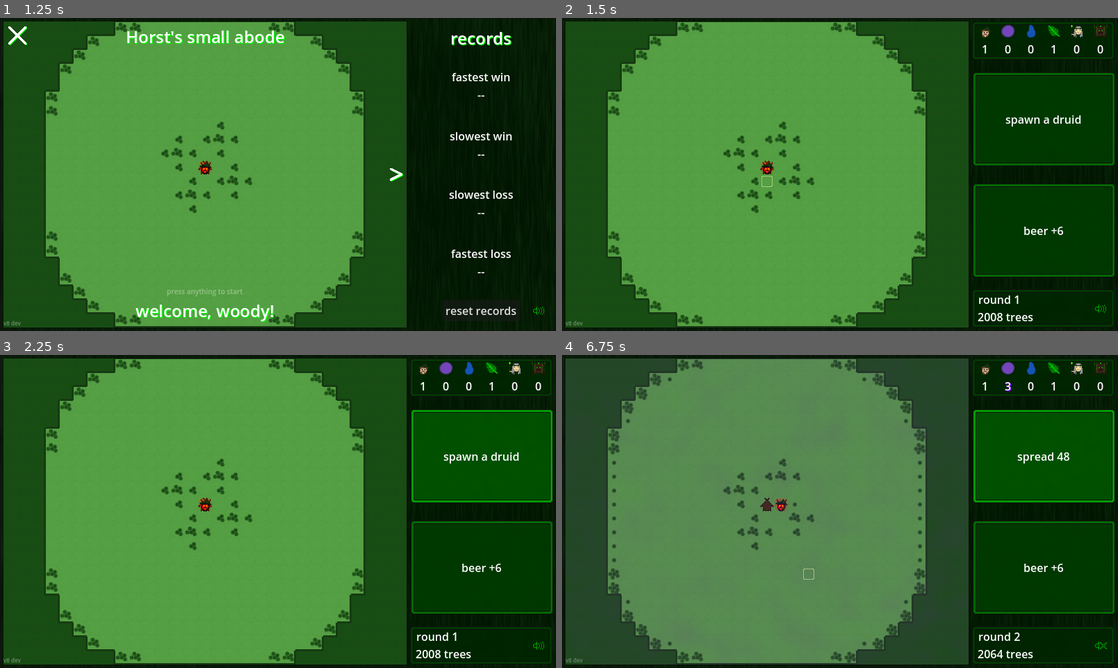
Above: before the commit, frames 1-4 (two rows, left to right).
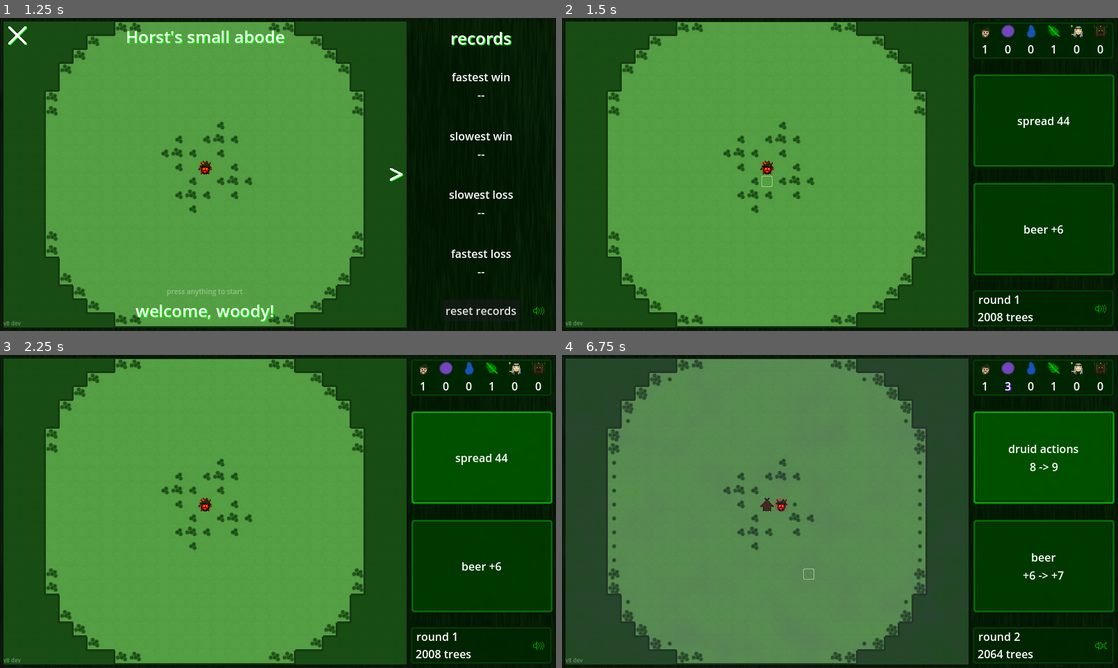
Above: after the commit, the same moments.

Repository: TriffnixXIV/ForstForward
Game: Godot game, scene res://Scenes/ForstForward.tscn
Same seed, same stepped clock (60 frames per second), same inputs: the game is played once before the commit and once after it. Sound files missing from this copy of the repository are replaced by a short silence.
Inputs (mouse positions are in pixels of both pictures, inside the frame that each line leads up to):
- Up to frame 1 (1.25 s): click (205, 174) at 0.5 s
- Up to frame 2 (1.5 s): click (767, 174) at 1.25 s
- Up to frame 3 (2.25 s): click "spawn a druid" (after the commit: "spread 44") at 2 s
- Up to frame 4 (6.75 s): click "beer +6" at 2.75 s; click (1101, 646) at 3.5 s; tap Enter at 4.25, 5.75 s; move the mouse to (962, 495) at 4.27 s; tap Tab every 0.75 s from 4.35 to 6.6 s; click (962, 495) at 4.42 s; tap Space at 5, 6.5 s; move the mouse to (728, 527) at 5.02 s; click (728, 527) at 5.17 s; move the mouse to (895, 442) at 5.77 s; click (895, 442) at 5.92 s; move the mouse to (812, 574) at 6.52 s; click (812, 574) at 6.67 s

Frame 1 is identical in both runs. In frame 2, 1.4% of the frame differs, in the area x 74-100%, y 17-83%; in frame 3, 1.4%; in frame 4, 1.6%.

Commit message:
manual upgrade base implementation
start of the transition from automatic / round based upgrades to manual upgrades

Diff:
--- a/Source/Code/ActionFactory.gd
+++ b/Source/Code/ActionFactory.gd
@@ -1,11 +1,11 @@
 extends Node
 class_name ActionFactory
 
-var map
+var map: Map
 
 var base_action_data = {
 	Action.Type.spawn_treant: {
-		"unlocked": true,
+		"unlocked": false,
 		"weight": 4,
 		"specifier": 1
 	},
@@ -22,7 +22,7 @@
 	Action.Type.spread: {
 		"unlocked": true,
 		"weight": 3,
-		"specifier": 2
+		"specifier": 40
 	},
 	Action.Type.plant: {
 		"unlocked": true,
@@ -32,17 +32,17 @@
 	Action.Type.rain: {
 		"unlocked": true,
 		"weight": 3,
-		"specifier": 3
+		"specifier": 4
 	},
 	Action.Type.lightning_strike: {
 		"unlocked": true,
 		"weight": 3,
-		"specifier": 1
+		"specifier": 2
 	},
 	Action.Type.beer: {
 		"unlocked": true,
 		"weight": 3,
-		"specifier": 1
+		"specifier": 6
 	}
 }
 
@@ -94,19 +94,20 @@
 		Action.Type.spawn_druid:
 			var druid_spawn_spots = map.count_druid_spawn_spots()
 			is_possible = druid_spawn_spots > 0
+			action.specifier = min(druid_spawn_spots, action.specifier)
 
 		Action.Type.overgrowth:
-			action.specifier = 2 + floori(current_round / 15.0)
+			action.specifier += floori(current_round / 15.0)
 
 		Action.Type.spread:
 			var spreadable_spots = map.count_spreadable_spots()
 			is_possible = spreadable_spots > 0
-			action.specifier = 40 + 4 * current_round
+			action.specifier += 4 * current_round
 
 		Action.Type.plant:
 			var plantable_spots = map.count_plantable_spots()
 			is_possible = plantable_spots > 0
-			action.specifier = min(plantable_spots, 2 + floori(current_round / 5.0))
+			action.specifier = min(plantable_spots, action.specifier + floori(current_round / 5.0))
 
 			# convert a semi-random number of forests into a spread action
 			var converted_forests = randi_range(
@@ -126,7 +127,7 @@
 
 		Action.Type.lightning_strike:
 			action.specifier = min(
-				2 + floori(map.rain_duration / 3.0),
+				action.specifier + floori(map.rain_duration / 3.0),
 				floori(len(map.villagers) / 9.0)
 			)
 			is_possible = map.is_raining() and action.specifier > 0
@@ -142,12 +143,12 @@
 				action.add_action(rain_action)
 
 		Action.Type.rain:
-			action.specifier = 4 + floori(current_round / 10.0)
+			action.specifier += floori(current_round / 10.0)
 			weight = 3 - floori(map.rain_duration / action.specifier)
 			is_possible = weight > 0
 
 		Action.Type.beer:
-			action.specifier = 6 + floori(current_round / 10.0)
+			action.specifier += floori(current_round / 10.0)
 
 	action.infer_needed_progress()
 	return {"is possible": is_possible, "weight": weight, "action": action}
--- a/Source/Code/Druid.gd
+++ b/Source/Code/Druid.gd
@@ -4,7 +4,6 @@
 var map: Map
 var cell_position: Vector2i
 
-var max_actions = 8
 var actions = 0
 
 enum State {idle, moving, planting, tired}
@@ -30,9 +29,9 @@
 func _ready():
 	update_circle_state()
 
-func reset_actions():
+func prepare_turn(action_amount: int):
 	has_signaled_inaction = false
-	actions = max_actions
+	actions = action_amount
 
 func act():
 	if actions <= 0:
--- a/Source/Code/ForstForward.gd
+++ b/Source/Code/ForstForward.gd
@@ -11,6 +11,12 @@
 var action_factory: ActionFactory = ActionFactory.new()
 var top_action: Action = Action.new()
 var bottom_action: Action = Action.new()
+
+var pending_upgrades: Array[UpgradeFactory.Category] = []
+var upgrade_factory: UpgradeFactory = UpgradeFactory.new()
+var top_upgrade: Upgrade = Upgrade.new("", "")
+var bottom_upgrade: Upgrade = Upgrade.new("", "")
+var upgrading = false
 
 var characters_are_transparent
 var current_map_position
@@ -22,6 +28,8 @@
 	# initialize the things
 	$MapOverlay/Version.text = version
 	action_factory.map = $Map
+	upgrade_factory.map = $Map
+	upgrade_factory.action_factory = action_factory
 
 	top_action.connect("text_changed", update_top_action_text)
 	top_action.connect("numbers_changed", update_numbers)
@@ -189,6 +197,26 @@
 
 	update_UI()
 
+func next_turn_step():
+	if $Sidebar/InGameUI/Options/Bottom/Button.has_focus():
+		$Sidebar/InGameUI/Options/Bottom/Button.release_focus()
+	if $Sidebar/InGameUI/Options/Top/Button.has_focus():
+		$Sidebar/InGameUI/Options/Top/Button.release_focus()
+	if len(pending_upgrades) > 0:
+		upgrading = true
+		next_upgrades()
+	else:
+		upgrading = false
+		next_actions()
+
+func next_upgrades():
+	var new_upgrades = upgrade_factory.get_upgrades(pending_upgrades.pop_back())
+
+	top_upgrade.set_upgrade(new_upgrades[0])
+	bottom_upgrade.set_upgrade(new_upgrades[1])
+	$Sidebar/InGameUI/Options/Top/Button/Label.text = top_upgrade.get_text()
+	$Sidebar/InGameUI/Options/Bottom/Button/Label.text = bottom_upgrade.get_text()
+
 func next_actions():
 	var new_actions = action_factory.get_actions(current_round)
 
@@ -209,17 +237,28 @@
 
 func enact_top_option():
 	if not $Sidebar/InGameUI/Options/Top/Button.disabled:
-		if not $Sidebar/InGameUI/Options/Top/Button.has_focus():
-			$Sidebar/InGameUI/Options/Top/Button.grab_focus()
-		enact_option(top_action)
+		if upgrading:
+			apply_upgrade(top_upgrade)
+		else:
+			if not $Sidebar/InGameUI/Options/Top/Button.has_focus():
+				$Sidebar/InGameUI/Options/Top/Button.grab_focus()
+			enact_action(top_action)
 
 func enact_bottom_option():
 	if not $Sidebar/InGameUI/Options/Bottom/Button.disabled:
-		if not $Sidebar/InGameUI/Options/Bottom/Button.has_focus():
-			$Sidebar/InGameUI/Options/Bottom/Button.grab_focus()
-		enact_option(bottom_action)
-
-func enact_option(action: Action):
+		if upgrading:
+			apply_upgrade(bottom_upgrade)
+		else:
+			if not $Sidebar/InGameUI/Options/Bottom/Button.has_focus():
+				$Sidebar/InGameUI/Options/Bottom/Button.grab_focus()
+			enact_action(bottom_action)
+
+func apply_upgrade(upgrade: Upgrade):
+	upgrade.apply($Map, action_factory)
+	play_success_sound()
+	next_turn_step()
+
+func enact_action(action: Action):
 	selected_action = action
 	selected_action.enact($Map)
 
@@ -297,12 +336,16 @@
 	update_numbers()
 
 func _on_map_advancement_done():
+	match randi_range(1, 3):
+		1: pending_upgrades.append(UpgradeFactory.Category.life)
+		2: pending_upgrades.append(UpgradeFactory.Category.growth)
+		3: pending_upgrades.append(UpgradeFactory.Category.weather)
 	start_next_round()
 
 func start_next_round():
 	current_round += 1
 	update_UI()
-	next_actions()
+	next_turn_step()
 	unlock_selection()
 
 func update_UI():
@@ -447,6 +490,7 @@
 
 	$Map.reload_level()
 	current_round = 1
+	next_turn_step()
 	next_actions()
 
 	update_highlight()
--- a/Source/Code/Map.gd
+++ b/Source/Code/Map.gd
@@ -8,28 +8,32 @@
 var transition_progress: float = 0.0
 var transition_info = []
 
+@export var ForestEdge: PackedScene
+var horizontal_forest_edges = []
+var vertical_forest_edges = []
+
 @export var Villager: PackedScene
-var villagers: Array = []
+var villagers: Array[Villager] = []
 var homeless_villagers = []
 var home_cell_villager_map = {}
 var done_villager_count = 0
 var all_villagers_are_done_with_this_step = false
 
 @export var Druid: PackedScene
-var druids = []
+var druids: Array[Druid] = []
 var done_druid_count = 0
 
 @export var Treant: PackedScene
-var treants = []
+var treants: Array[Treant] = []
 var done_treant_count = 0
-
-@export var ForestEdge: PackedScene
-var horizontal_forest_edges = []
-var vertical_forest_edges = []
 
 @export var LightningStrike: PackedScene
 @export var Blast: PackedScene
 @export var GrowthEffect: PackedScene
+
+var base_villager_actions = 15
+var base_druid_actions = 8
+var base_treant_actions = 8
 
 var highest_possible_score: int
 
@@ -297,10 +301,10 @@
 		current_phase = Phase.druids
 		done_druid_count = 0
 		for druid in druids:
-			druid.reset_actions()
+			druid.prepare_turn(base_druid_actions)
 		done_treant_count = 0
 		for treant in treants:
-			treant.reset_actions()
+			treant.prepare_turn(base_treant_actions)
 		$Timer.start()
 
 func advance_druid_phase():
@@ -351,7 +355,7 @@
 	done_villager_count = 0
 	current_phase = Phase.villagers
 	for villager in villagers:
-		villager.prepare_turn()
+		villager.prepare_turn(base_villager_actions)
 	update_cell_tree_distance_map()
 	all_villagers_are_done_with_this_step = true
 	$Timer.start()
--- a/Source/Code/Treant.gd
+++ b/Source/Code/Treant.gd
@@ -4,7 +4,6 @@
 var map: Map
 var cell_position: Vector2i
 
-var max_actions = 8
 var actions = 0
 
 var target_location
@@ -14,10 +13,10 @@
 signal done_acting
 signal has_died
 
-func reset_actions():
+func prepare_turn(action_amount: int):
 	update_target_location()
 	has_signaled_inaction = false
-	actions = max_actions
+	actions = action_amount
 
 	stomp()
 
--- /dev/null
+++ b/Source/Code/Upgrade.gd
@@ -0,0 +1,123 @@
+extends Resource
+class_name Upgrade
+
+var target = null
+var attribute = null
+var value = null
+var previous_value = null
+
+func _init(target_: String, attribute_: String, value_ = null, previous_value_ = null):
+	target = target_
+	attribute = attribute_
+	value = value_
+	previous_value = previous_value_
+
+func reset():
+	target = null
+	attribute = null
+	previous_value = null
+	value = null
+
+func set_upgrade(other: Upgrade):
+	target = other.target
+	attribute = other.attribute
+	previous_value = other.previous_value
+	value = other.value
+
+func get_text():
+	match target:
+		"Treant":
+			match attribute:
+				"unlock":
+					return "unlock treants"
+				"spawn amount":
+					return "treant spawns\n" + str(previous_value) + " -> " + str(value)
+				"actions":
+					return "treant acions\n" + str(previous_value) + " -> " + str(value)
+		"Druid":
+			match attribute:
+				"spawn amount":
+					return "druid spawns\n" + str(previous_value) + " -> " + str(value)
+				"actions":
+					return "druid actions\n" + str(previous_value) + " -> " + str(value)
+		"Villager":
+			match attribute:
+				"actions":
+					return "villager actions\n" + str(previous_value) + " -> " + str(value)
+		"Growth":
+			match attribute:
+				"amount":
+					return "growth\n+" + str(previous_value) + " -> +" + str(value)
+		"Spread":
+			match attribute:
+				"amount":
+					return "spread\n" + str(previous_value) + " -> " + str(value)
+		"Plant":
+			match attribute:
+				"amount":
+					return "plant\n" + str(previous_value) + " -> " + str(value)
+		"Rain":
+			match attribute:
+				"amount":
+					return "rain\n+" + str(previous_value) + " -> +" + str(value)
+		"Lightning":
+			match attribute:
+				"amount":
+					return "lightning base amount\n" + str(previous_value) + " -> " + str(value)
+		"Beer":
+			match attribute:
+				"amount":
+					return "beer\n+" + str(previous_value) + " -> +" + str(value)
+
+func apply(map: Map, action_factory: ActionFactory):
+	match target:
+		"Treant":
+			action_factory.base_action_data[Action.Type.spawn_treant]["weight"] += 1
+			match attribute:
+				"unlock":
+					action_factory.base_action_data[Action.Type.spawn_treant]["unlocked"] = true
+				"spawn amount":
+					action_factory.base_action_data[Action.Type.spawn_treant]["specifier"] = value
+				"actions":
+					map.base_treant_actions = value
+		"Druid":
+			action_factory.base_action_data[Action.Type.spawn_druid]["weight"] += 1
+			match attribute:
+				"spawn amount":
+					action_factory.base_action_data[Action.Type.spawn_druid]["specifier"] = value
+				"actions":
+					map.base_druid_actions = value
+		"Villager":
+			match attribute:
+				"actions":
+					map.base_villager_actions = value
+		"Growth":
+			action_factory.base_action_data[Action.Type.overgrowth]["weight"] += 1
+			match attribute:
+				"amount":
+					action_factory.base_action_data[Action.Type.overgrowth]["specifier"] = value
+		"Spread":
+			action_factory.base_action_data[Action.Type.spread]["weight"] += 1
+			match attribute:
+				"amount":
+					action_factory.base_action_data[Action.Type.spread]["specifier"] = value
+		"Plant":
+			action_factory.base_action_data[Action.Type.plant]["weight"] += 1
+			match attribute:
+				"amount":
+					action_factory.base_action_data[Action.Type.plant]["specifier"] = value
+		"Rain":
+			action_factory.base_action_data[Action.Type.rain]["weight"] += 1
+			match attribute:
+				"amount":
+					action_factory.base_action_data[Action.Type.rain]["specifier"] = value
+		"Lightning":
+			action_factory.base_action_data[Action.Type.lightning_strike]["weight"] += 1
+			match attribute:
+				"amount":
+					action_factory.base_action_data[Action.Type.lightning_strike]["specifier"] = value
+		"Beer":
+			action_factory.base_action_data[Action.Type.beer]["weight"] += 1
+			match attribute:
+				"amount":
+					action_factory.base_action_data[Action.Type.beer]["specifier"] = value
--- /dev/null
+++ b/Source/Code/UpgradeFactory.gd
@@ -0,0 +1,86 @@
+extends Node
+class_name UpgradeFactory
+
+enum Category {life, growth, weather}
+
+var map: Map
+var action_factory: ActionFactory
+
+var total_life_upgrades = 0
+var total_growth_upgrades = 0
+var total_weather_upgrades = 0
+
+func get_upgrades(category: Category, amount: int = 2):
+	match category:
+		Category.life: total_life_upgrades += 1
+		Category.growth: total_growth_upgrades += 1
+		Category.weather: total_weather_upgrades += 1
+
+	var upgrades = []
+	var available_upgrades = get_available_upgrades(category)
+	available_upgrades.shuffle()
+
+	for i in amount:
+		upgrades.append(available_upgrades[i])
+
+	return upgrades
+
+func get_available_upgrades(category: Category):
+	var available_upgrades = []
+	var specifier = 0
+
+	match category:
+		Category.life:
+			#   treants
+			if action_factory.base_action_data[Action.Type.spawn_treant]["unlocked"] == false:
+				available_upgrades.append(
+					Upgrade.new("Treant", "unlock"))
+			else:
+				specifier = action_factory.base_action_data[Action.Type.spawn_treant]["specifier"]
+				if total_life_upgrades >= 4 * specifier:
+					available_upgrades.append(
+						Upgrade.new("Treant", "spawn amount", specifier + 1, specifier))
+
+				available_upgrades.append(
+					Upgrade.new("Treant", "actions", map.base_treant_actions + 1, map.base_treant_actions))
+
+			#   druids
+			specifier = action_factory.base_action_data[Action.Type.spawn_druid]["specifier"]
+			if total_life_upgrades >= 3 * specifier:
+				available_upgrades.append(
+					Upgrade.new("Druid", "spawn amount", specifier + 1, specifier))
+
+			available_upgrades.append(
+				Upgrade.new("Druid", "actions", map.base_druid_actions + 1, map.base_druid_actions))
+
+			#  villagers
+			available_upgrades.append(
+				Upgrade.new("Villager", "actions", map.base_villager_actions - 1, map.base_villager_actions))
+
+			specifier = action_factory.base_action_data[Action.Type.beer]["specifier"]
+			available_upgrades.append(
+				Upgrade.new("Beer", "amount", specifier + 1, specifier))
+
+		Category.growth:
+			specifier = action_factory.base_action_data[Action.Type.overgrowth]["specifier"]
+			available_upgrades.append(
+				Upgrade.new("Growth", "amount", specifier + 1, specifier))
+
+			specifier = action_factory.base_action_data[Action.Type.spread]["specifier"]
+			available_upgrades.append(
+				Upgrade.new("Spread", "amount", specifier + 20, specifier))
+
+			specifier = action_factory.base_action_data[Action.Type.plant]["specifier"]
+			available_upgrades.append(
+				Upgrade.new("Plant", "amount", specifier + 1, specifier))
+
+		Category.weather:
+			specifier = action_factory.base_action_data[Action.Type.rain]["specifier"]
+			available_upgrades.append(
+				Upgrade.new("Rain", "amount", specifier + 1, specifier))
+
+			specifier = action_factory.base_action_data[Action.Type.lightning_strike]["specifier"]
+			available_upgrades.append(
+				Upgrade.new("Lightning", "amount", specifier + 1, specifier))
+
+	return available_upgrades
--- a/Source/Code/Villager.gd
+++ b/Source/Code/Villager.gd
@@ -14,7 +14,6 @@
 
 var carried_wood = 0
 
-var max_actions = 15
 var actions = 0
 
 enum State {idle, getting_wood, building}
@@ -35,7 +34,7 @@
 	current_blast_cooldown = 0
 	carried_wood = 0
 
-	actions = max_actions
+	actions = 0
 	has_signaled_inaction = false
 
 	cell_position = home_cell
@@ -49,10 +48,10 @@
 	if is_devil:
 		unget_real()
 
-func prepare_turn():
-	map.actions_lost_to_beer += min(max_actions, map.beer_level)
+func prepare_turn(action_amount: int):
+	map.actions_lost_to_beer += min(action_amount, map.beer_level)
 	has_signaled_inaction = false
-	actions = max_actions - map.beer_level
+	actions = action_amount - map.beer_level
 
 func act():
 	if actions <= 0:
--- a/Source/Scenes/ForstForward.tscn
+++ b/Source/Scenes/ForstForward.tscn
@@ -275,6 +275,7 @@
 
 [node name="Dummy" type="Label" parent="Map/CellNumbers"]
 visible = false
+layout_mode = 0
 offset_right = 20.0
 offset_bottom = 20.0
 size_flags_horizontal = 4
@@ -976,7 +977,7 @@
 offset_bottom = 2.0
 grow_horizontal = 2
 grow_vertical = 2
-theme_override_constants/separation = 160
+theme_override_constants/separation = 156
 
 [node name="Top" type="Control" parent="Sidebar/InGameUI/Options"]
 layout_mode = 2
Not shown: 1 places in Source/Scenes/ForstForward.tscn that only renumber resources
Not shown, changed: Source/Images/MuteButton/MuteButton.xcf
Not shown, changed: Source/Images/OptionButton/Button.xcf
